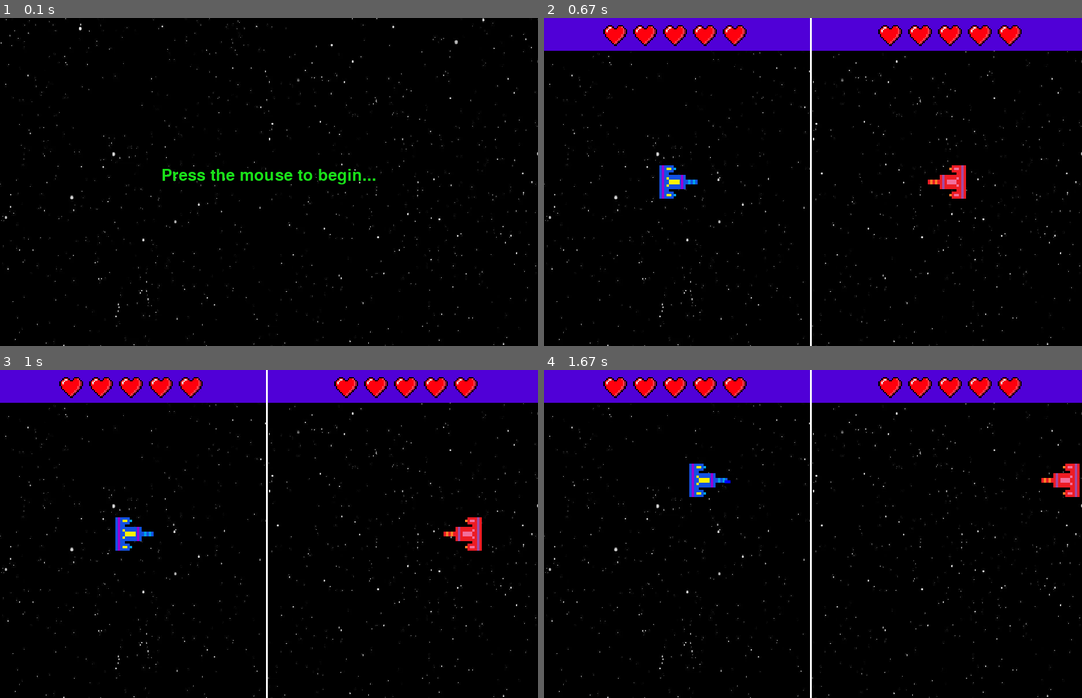
Above: before the commit, frames 1-4 (two rows, left to right).
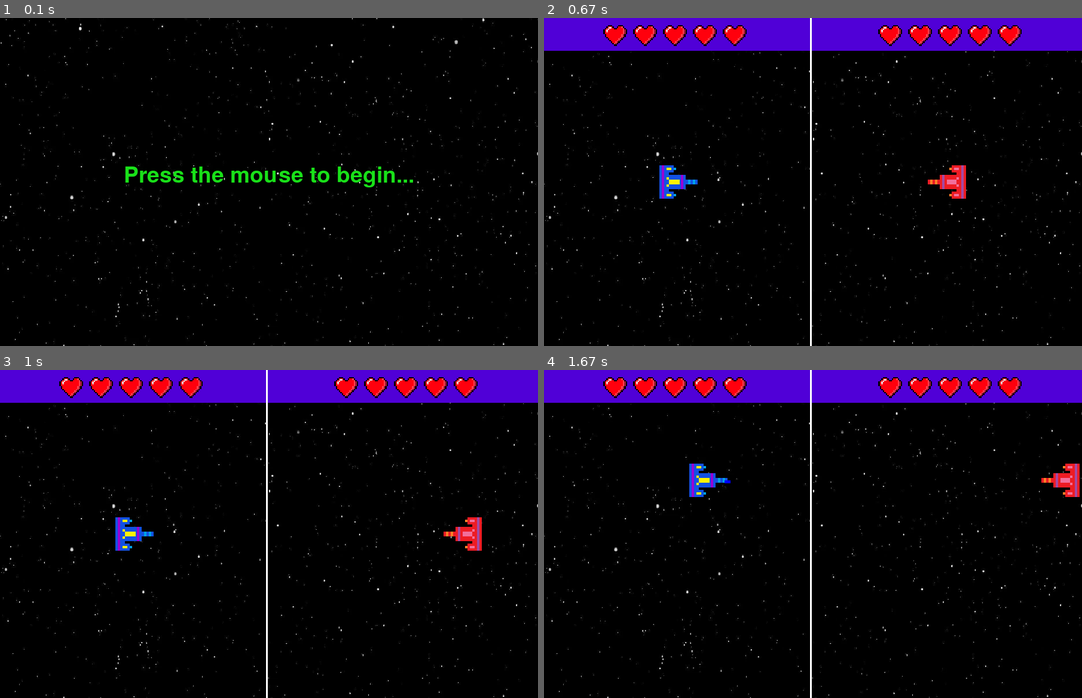
Above: after the commit, the same moments.

Repository: ameerM09/Multiplayer-Space-Combat
Game: pygame game, started from main.py
Same seed, same stepped clock (60 frames per second), same inputs: the game is played once before the commit and once after it.
Inputs (mouse positions are in pixels of both pictures, inside the frame that each line leads up to):
- Up to frame 1 (0.1 s): no input
- Up to frame 2 (0.67 s): click (813, 182) at 0.38 s
- Up to frame 3 (1 s): hold Right from 0.67 s (still down)
- Up to frame 4 (1.67 s): release Right at 1.13 s; hold Up 1.17-1.47 s; hold W 1.17-1.47 s; hold Right from 1.5 s (still down); hold D from 1.5 s (still down); tap Alt at 1.65 s

The runs differ from the first frame. In frame 1, 1.2% of the frame differs, in the area x 23-77%, y 45-52%; in frame 2, nothing differs; in frame 3, nothing differs; in frame 4, nothing differs.

Commit message:
Update setup.py

Diff:
--- a/settings/setup.py
+++ b/settings/setup.py
@@ -39,5 +39,5 @@
 MAX_PROJECTILE_FIRE = 3
 
 # Sets fonts used in game
-MENU_FONT = pygame.font.SysFont('Comicsans', 40)
-RENDER_WINNER = pygame.font.SysFont('Comicsans', 40)
+MENU_FONT = pygame.font.SysFont('Comicsans', 55)
+RENDER_WINNER = pygame.font.SysFont('Comicsans', 45)
